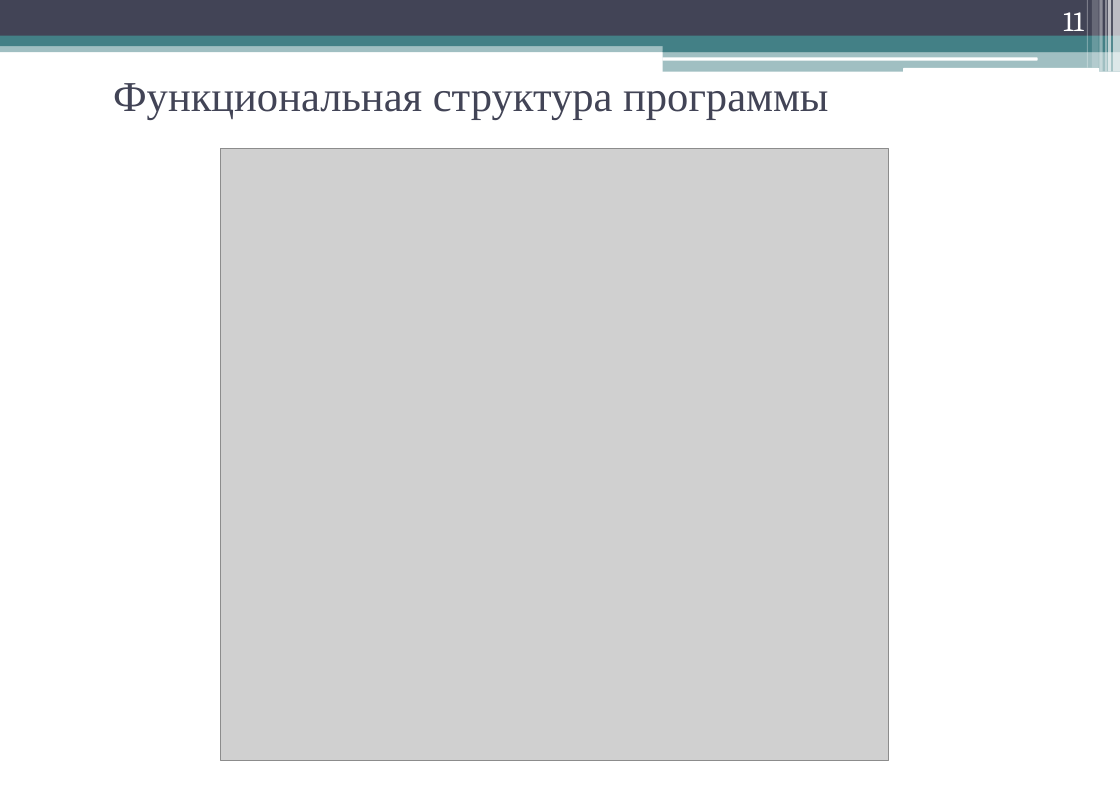
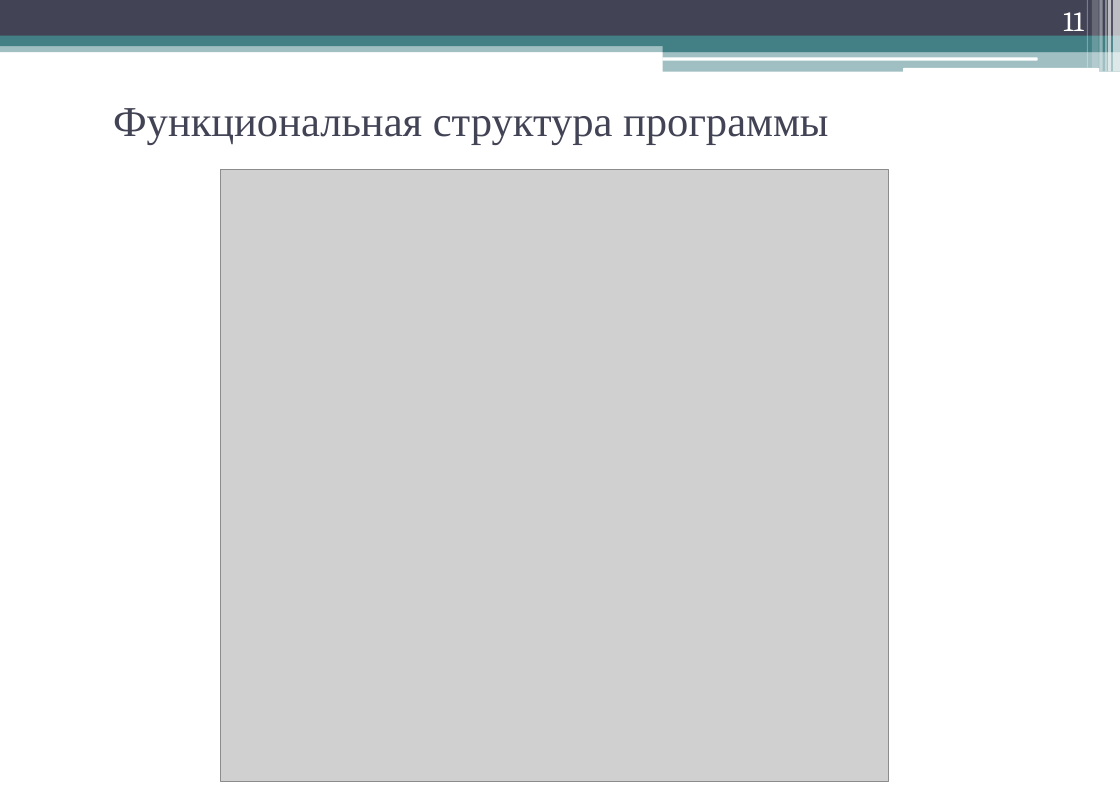
Before and after one commit to geper/DOC_decision_trees, a slide deck: slide 11 of Prezent.pptx. Drawn at 1120x792 pixels with LibreOffice and Linux fonts; fonts in the diff are those of the drawing; grey boxes stand for pictures. Boxes give left, top, right and bottom in pixels: in the first picture for what was removed or moved away, otherwise in the second. Text is boxed around its words. In the diff, an @@ line names an element or a change of style, - is before the commit and + after.

```diff
--- a/Prezent.pptx
+++ b/Prezent.pptx
@@ title "Функциональная структура программы": place and size @@
-title "Функциональная структура программы" at <box>113,83,828,119</box>
+title "Функциональная структура программы" at <box>113,108,828,145</box>
@@ picture: place and size @@
-picture at <box>220,149,888,761</box>
+picture at <box>220,170,888,782</box>
```
Also in this commit, not shown: 12 other slides changed, 1 slide added, 3 other files.
